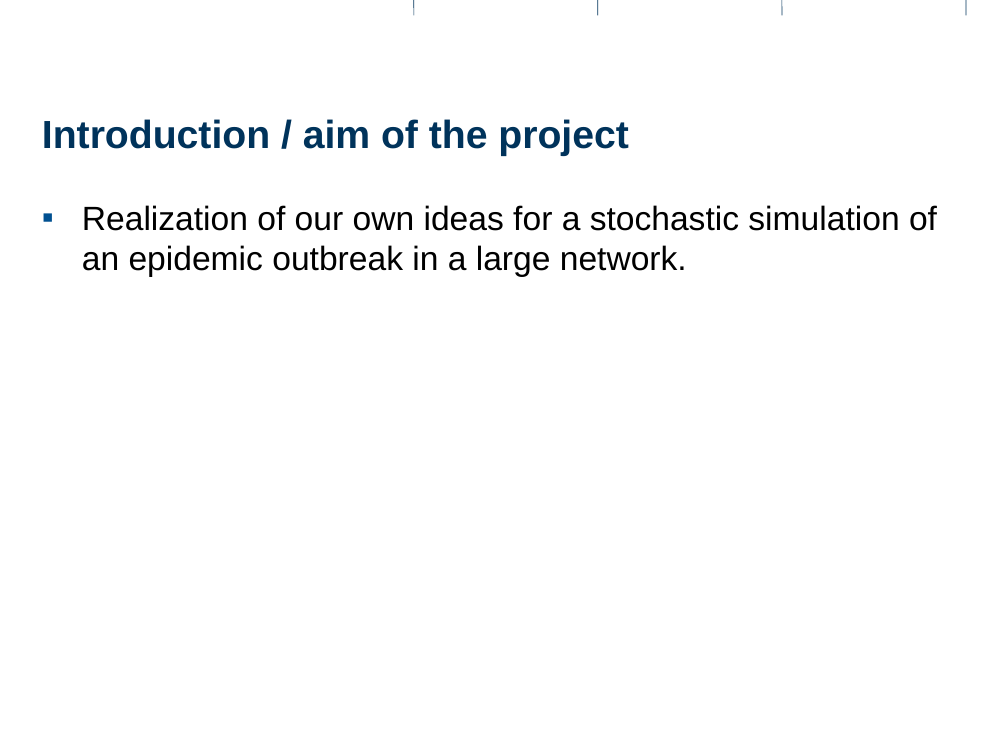
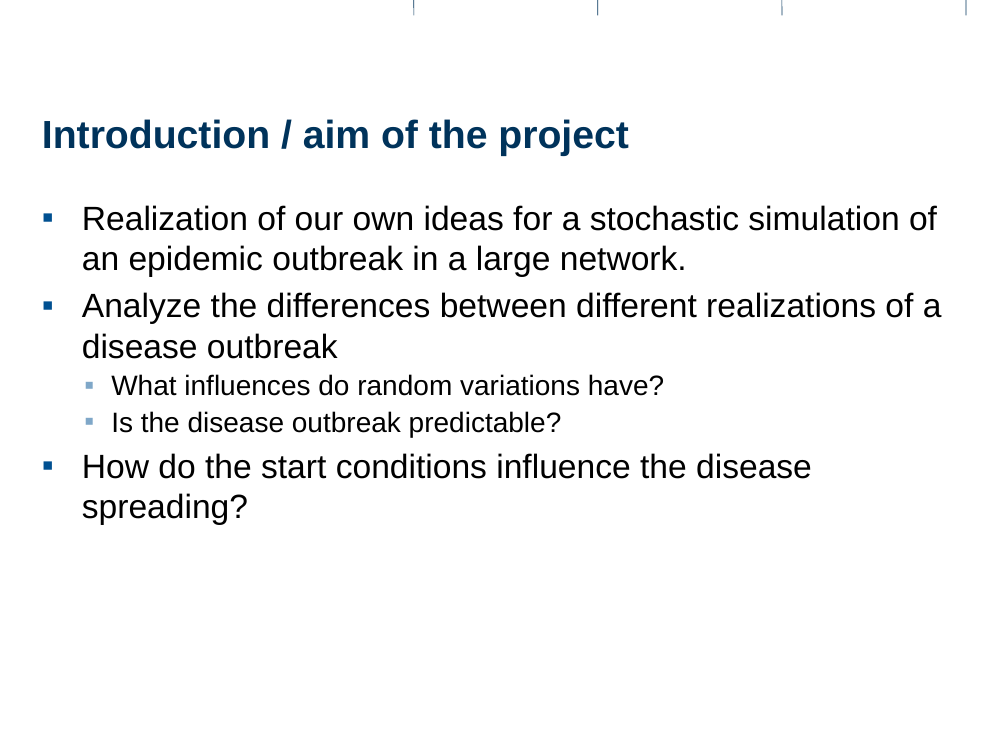
Before and after one commit to Pascal-Stucheli/Epidemic_Simulation_SS2012, a slide deck: slide 2 of presentation/Epicdemics_presentation.pptx. Drawn at 1008x756 pixels with LibreOffice and Linux fonts; fonts in the diff are those of the drawing; background and template pictures are left out. Boxes give left, top, right and bottom in pixels: in the first picture for what was removed or moved away, otherwise in the second. Text is boxed around its words. In the diff, an @@ line names an element or a change of style, - is before the commit and + after.

```diff
--- a/presentation/Epicdemics_presentation.pptx
+++ b/presentation/Epicdemics_presentation.pptx
@@ text at <box>82,292,942,525</box>: paragraphs added @@
+▪ Analyze the differences between different realizations of a disease outbreak
+  ▪ What influences do random variations have?
+  ▪ Is the disease outbreak predictable?
+▪ How do the start conditions influence the disease spreading?
```
Also in this commit, not shown: 1 other file.
